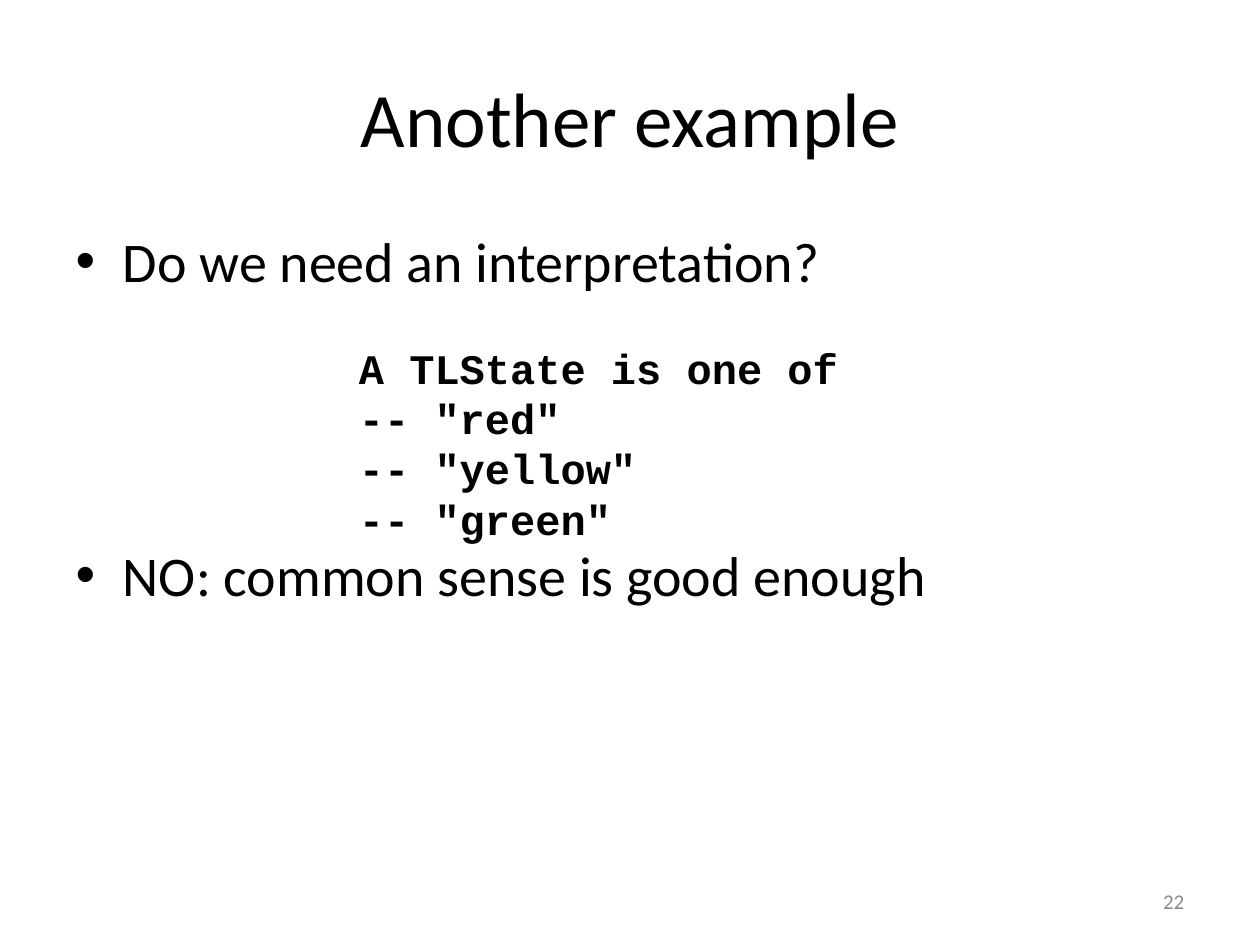
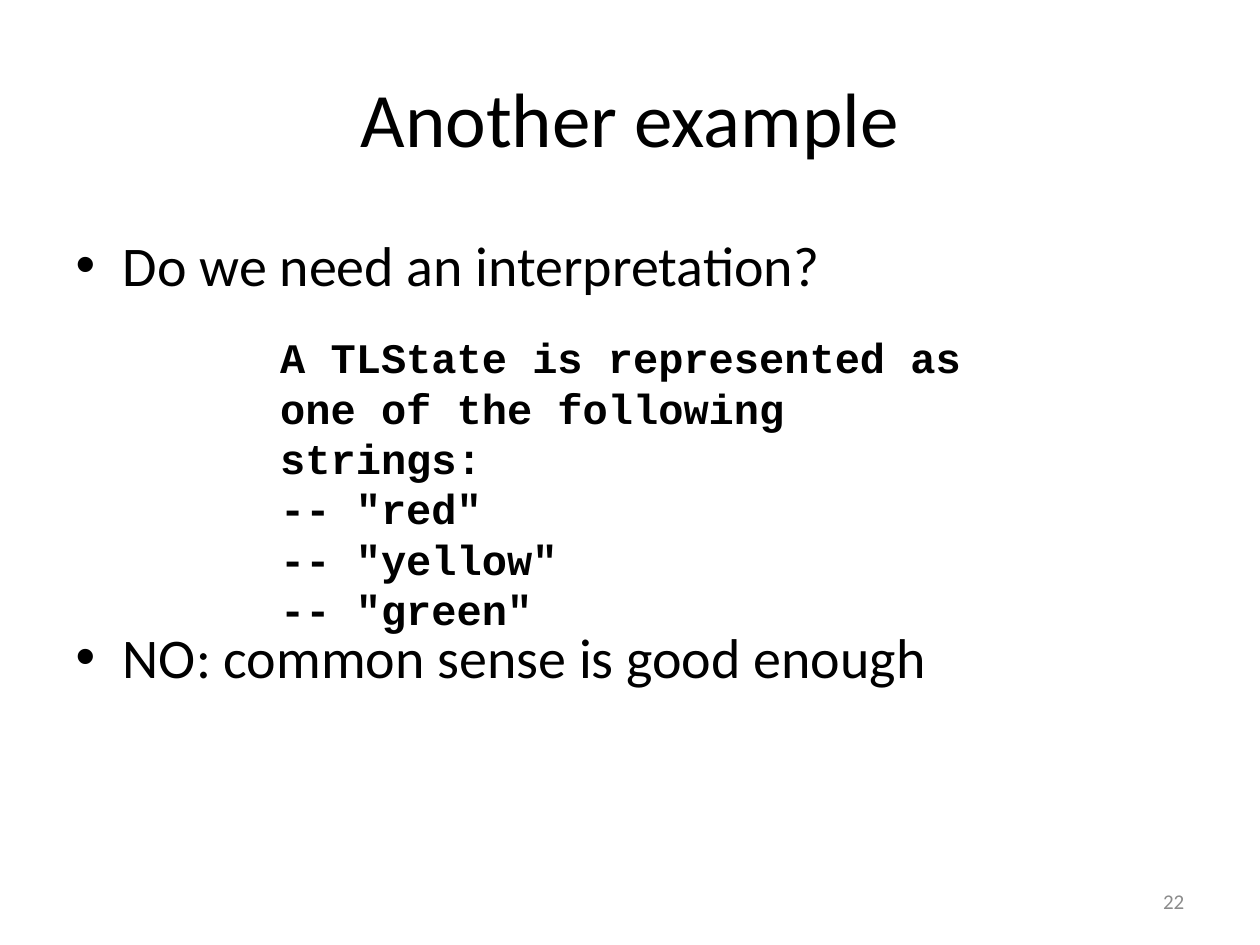
Before and after one commit to mwand/cs5010f17, a slide deck: slide 22 of Slides/Lesson 1.3 The Data Design Recipe.pptx. Drawn at 1260x945 pixels with LibreOffice and Linux fonts; fonts in the diff are those of the drawing. Boxes give left, top, right and bottom in pixels: in the first picture for what was removed or moved away, otherwise in the second. Text is boxed around its words. In the diff, an @@ line names an element or a change of style, - is before the commit and + after.

```diff
--- a/Slides/Lesson 1.3 The Data Design Recipe.pptx
+++ b/Slides/Lesson 1.3 The Data Design Recipe.pptx
@@ text "Do we need an interpretation?" rewrapped from <box>123,243,926,606</box> to <box>123,247,926,688</box> @@
@@ text "A TLState is represented as ...": place and size @@
-text "A TLState is represented as ..." at <box>359,353,837,544</box>
+text "A TLState is represented as ..." at <box>280,343,960,584</box>
@@ text at <box>280,343,960,483</box>: text changed @@
-A TLState is one of
+A TLState is represented as one of the following strings:
```
Also in this commit, not shown: 9 other slides changed, 6 other files.
